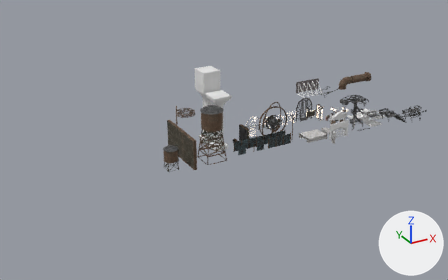
What one commit did to the FBX model Assets/ART/Models/Environment/Imports/DecorationSet.fbx.
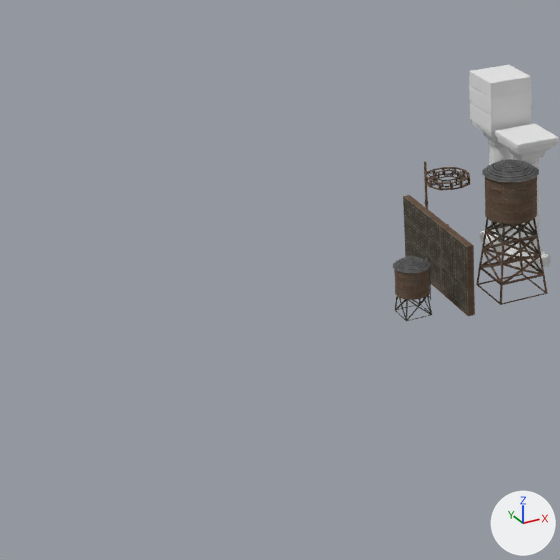
There are two pictures of each version: one whole from a 50 mm lens placed at (-161.8, -125.3, 87.8), pointed at (-69.9, 41.7, 4.3), one close up on the part from 0% to 52% of the width and 14% to 97% of the height. Every picture has the same lights, and +X, +Y and +Z are marked at lower right. Where no turn or scale is listed for an object, it has been applied to the vertices.

The scene before the commit, as lines of its bpy script (objects in view):
```python
me_bigpillar = bpy.data.meshes.new('BigPillar')
me_bigpillar.from_pydata(...)  # 160 vertices, 144 faces; spans x -3.2..3.2, y -3.3..3.3, z 0.0..19.3
me_bigpillar.materials.append(mat_ts_blender_01)
me_bigpillar_002 = bpy.data.meshes.new('BigPillar.002')
me_bigpillar_002.from_pydata(...)  # 160 vertices, 144 faces; spans x -3.2..3.2, y -3.3..3.3, z 0.0..25.8
me_bigpillar_002.materials.append(mat_ts_blender_01)
me_cylinder_025 = bpy.data.meshes.new('Cylinder.025')
me_cylinder_025.from_pydata(...)  # 468 vertices, 548 faces; spans x -3.7..3.7, y -3.8..3.8, z 0.0..18.8
me_cylinder_025.materials.append(mat_metalatlas)
ob_bigpillar = bpy.data.objects.new('BigPillar', me_bigpillar)
ob_bigpillar.location = (-69.9, 45.6, 0.0)
ob_bigpillar_017 = bpy.data.objects.new('BigPillar.017', me_bigpillar_002)
ob_bigpillar_017.location = (-69.9, 53.4, 0.0)
ob_watertank_big = bpy.data.objects.new('Watertank_Big', me_cylinder_025)
ob_watertank_big.location = (-76.1, 38.7, 0.0)
# also in view: 'PillarConstruct' at (-78.4, 53.4, 11.7); 'Metall_Wall' at (-84.0, 44.2, 5.0); 'WaterTank_Small' at (-90.7, 38.7, 4.0)
```
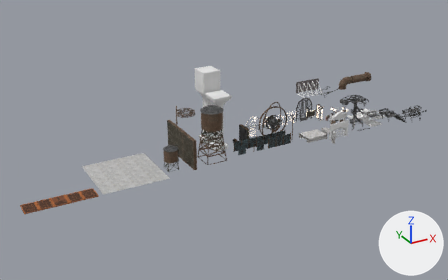
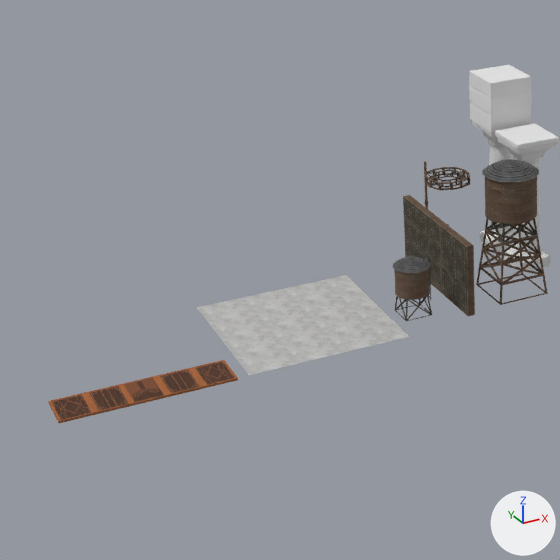
Location of each change, (x1, y1, x2, y2) in pixels of the close-ups (560 x 560 px):
'TileFloor', added
    after: (197, 275, 410, 375)
'WoodTiles', added (brown)
    after: (48, 360, 238, 423)

Patch to the scene script:
```diff
--- a/Assets/ART/Models/Environment/Imports/DecorationSet.fbx.py
+++ b/Assets/ART/Models/Environment/Imports/DecorationSet.fbx.py
@@ me_tilefloor @@
+me_tilefloor.from_pydata(...)  # 10 vertices, 4 faces; spans x -10.7..10.7, y -10.7..10.7, z 0.0
+me_tilefloor.materials.append(mat_stone)
@@ me_woodtiles @@
+me_woodtiles.from_pydata(...)  # 24 vertices, 22 faces; spans x -10.7..10.7, y -2.7..2.7, z -0.3..0.0
+me_woodtiles.materials.append(mat_woods)  # picture img_tex_woodatlas_base_color_png
@@ ob_tilefloor @@
+ob_tilefloor = bpy.data.objects.new('TileFloor', me_tilefloor)
+ob_tilefloor.location = (-104.7, 43.3, 0.0)
@@ ob_woodtiles @@
+ob_woodtiles = bpy.data.objects.new('WoodTiles', me_woodtiles)
+ob_woodtiles.location = (-127.4, 35.3, 0.0)
```
